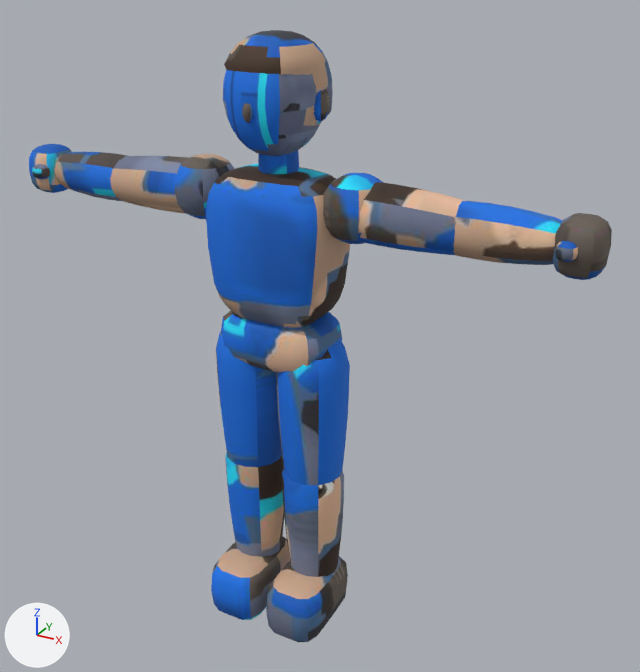
An edit to the glTF model models/rigged/rhea.glb, drawn before and after from the same camera.
Camera for both pictures: a 50 mm lens placed at (1.303, -2.122, 2.088), pointed at (0.1, 0.065, 0.994). The axes (+X, +Y, +Z) are drawn at lower left. The lights are the same throughout. The older version comes first. Vertices at exactly the same position are counted once.

Objects in the first picture: 'rhea'.
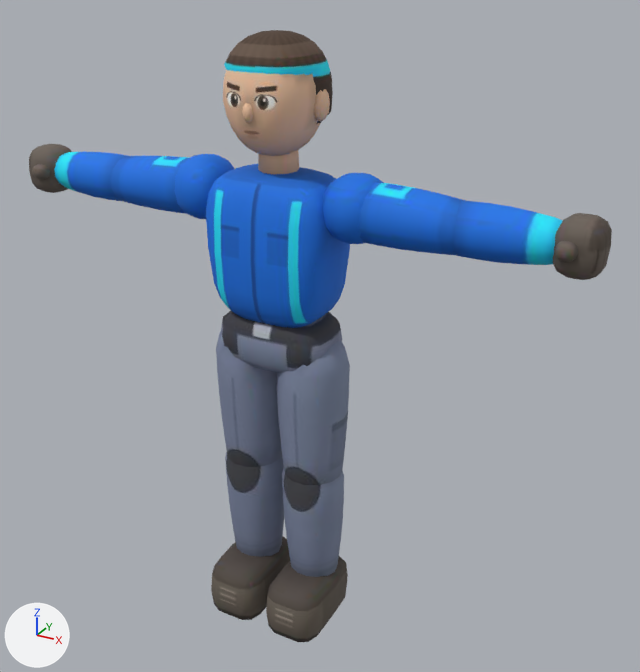
Changed parts and their boxes [x1, y1, x2, y2] in the pictures (640 x 672 px; the box of a moved part takes in the faces that stretch with it):
part 1 of me_p, moved or reshaped: [249, 364, 289, 373] in both
part 2 of me_p, moved or reshaped (mostly hidden): [121, 103, 484, 245] in both
part 3 of me_p, moved or reshaped: [213, 536, 344, 599] in both
part 4 of me_p, surface changed: [29, 30, 611, 642] in both

Diff of the bpy script that builds the scene:
```diff
--- a/models/rigged/rhea.glb.py
+++ b/models/rigged/rhea.glb.py
@@ me_p @@
 # used by ob_rhea; location = (0.0, 0.0, 0.0)
 # verts and faces of me_p; kept vertices keep their numbers, new ones are numbered from 2815
 # before: 241 (-0.08, -0.09, 0.93), 242 (0.0, -0.1, 0.93) at pixel (265, 369), 243 (0.08, -0.09, 0.93), 246 (0.1, -0.11, 0.95) at pixel (291, 370), 253 (0.08, 0.09, 0.93)
 # before: 254 (0.0, 0.1, 0.93), 255 (-0.08, 0.09, 0.93), 284 (0.0, 0.11, 0.95), 285 (-0.1, 0.11, 0.95), 287 (0.0, 0.1, 0.93)
 # before: 304 (0.0, -0.11, 0.95) at pixel (261, 364), 305 (0.0, -0.1, 0.93) at pixel (265, 369)
-me_p.from_pydata(...)  # 2815 vertices, 5284 faces; spans x -0.93..0.93, y -0.2..0.16, z -0.01..1.88
+me_p.from_pydata(...)  # 2690 vertices, 5284 faces; spans x -0.93..0.93, y -0.2..0.16, z -0.01..1.88
+# me_p part 1
+delete_vertices([287, 305])  # with the faces that use them
+faces += [(253, 254, 284), (254, 255, 285), (254, 285, 284), (241, 242, 304), (242, 243, 246), (242, 246, 304)]
+# me_p part 2
+# 51 vertices are removed from x -0.61..0.61, y -0.06..0.07, z 1.34..1.5
+# 155 faces are deleted
+# 6 vertices move within x -0.01..0.01, y -0.14, z 1.67..1.71
+# 155 new faces join them
+# me_p part 3
+# 72 vertices are removed from x -0.21..0.19, y -0.17..0.11, z 0.09..0.18
+# 114 faces are deleted
+# 114 new faces join them
+# me_p part 4: 5015 kept faces spanning x -0.93..0.93, y -0.2..0.16, z -0.01..1.88 get new texture (UV) coordinates
 me_p.materials.append(mat_rhea_body)
```
